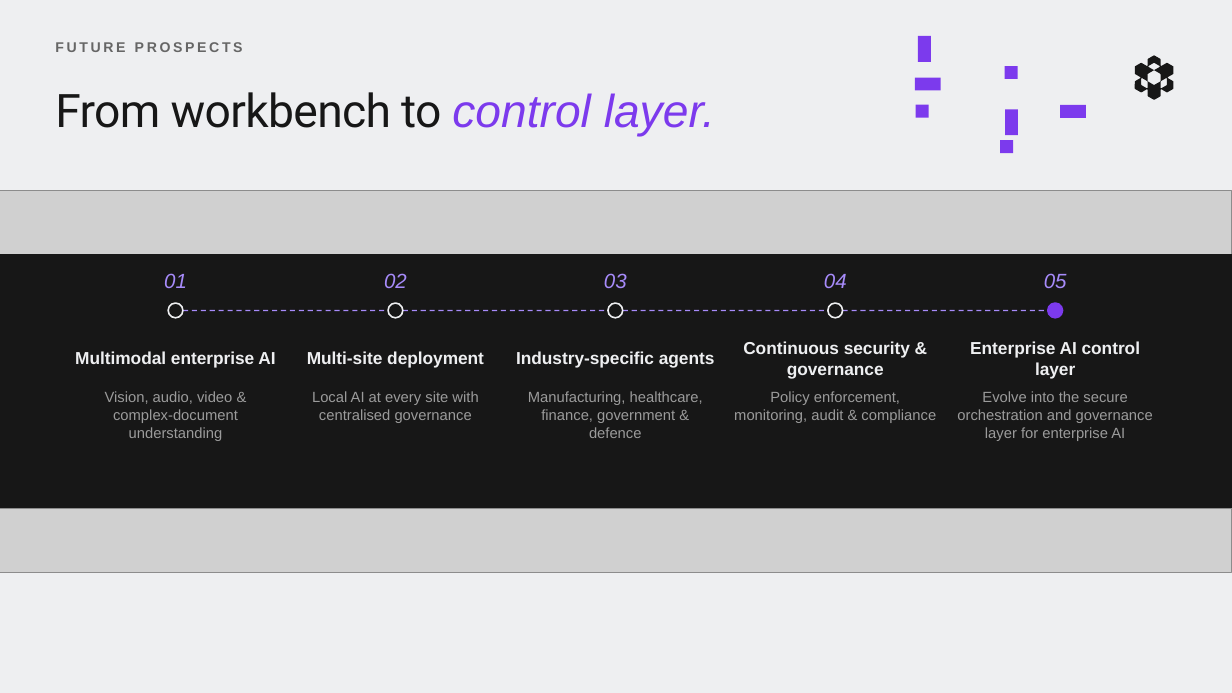
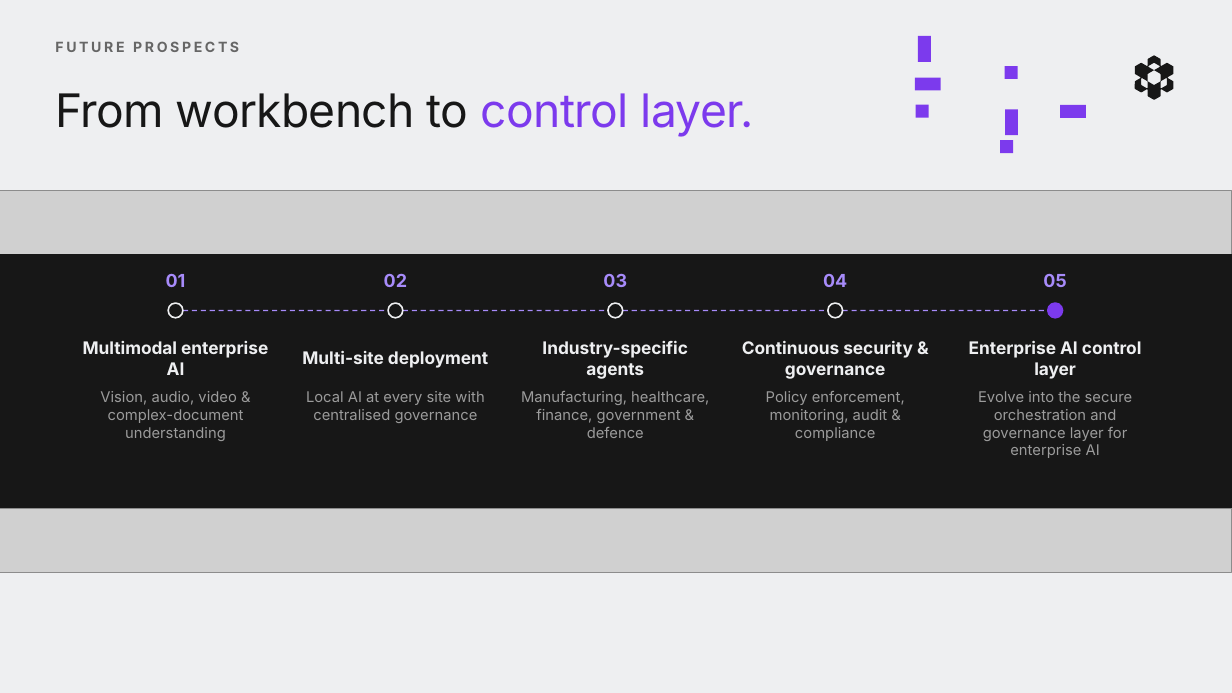
Before and after one commit to Yash3510/Multi-LLM-Agentic-Ai, a slide deck: slide 8 of presentation/4CE-Sovereign-AI-Workbench.pptx. Drawn at 1232x693 pixels with LibreOffice and Linux fonts; fonts in the diff are those of the drawing; grey boxes stand for pictures. Boxes give left, top, right and bottom in pixels: in the first picture for what was removed or moved away, otherwise in the second. Text is boxed around its words. In the diff, an @@ line names an element or a change of style, - is before the commit and + after.

```diff
--- a/presentation/4CE-Sovereign-AI-Workbench.pptx
+++ b/presentation/4CE-Sovereign-AI-Workbench.pptx
@@ text "From workbench to control layer." at bbox=[55, 93, 754, 137]: font Roboto to Inter in "From workbench to"; font Arial to Inter, letter spacing 0 to -0.5 pt, italic off in "control layer." @@
@@ size 16 to 14 pt, font Arial to Inter, bold on, italic off in 5 elements at bbox=[166, 273, 186, 287], bbox=[384, 273, 407, 287], bbox=[603, 273, 627, 287], bbox=[823, 274, 847, 287], bbox=[1043, 273, 1066, 287] @@
@@ font Arial to Inter in 11 elements at bbox=[55, 41, 239, 52], bbox=[83, 341, 268, 375], bbox=[100, 391, 244, 441], bbox=[302, 350, 488, 368], bbox=[306, 391, 484, 423], bbox=[542, 340, 688, 379], bbox=[521, 391, 709, 438], bbox=[742, 340, 913, 379], bbox=[766, 391, 905, 441], bbox=[969, 340, 1142, 379], bbox=[978, 391, 1133, 458] @@
```
Also in this commit, not shown: 9 other slides changed, 5 other files.
